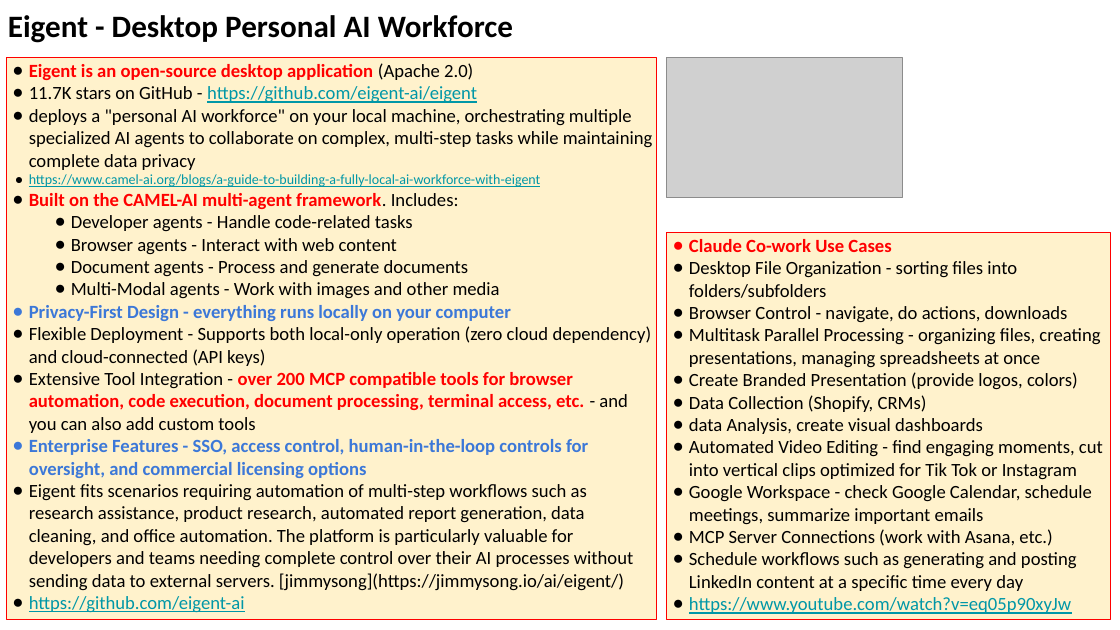
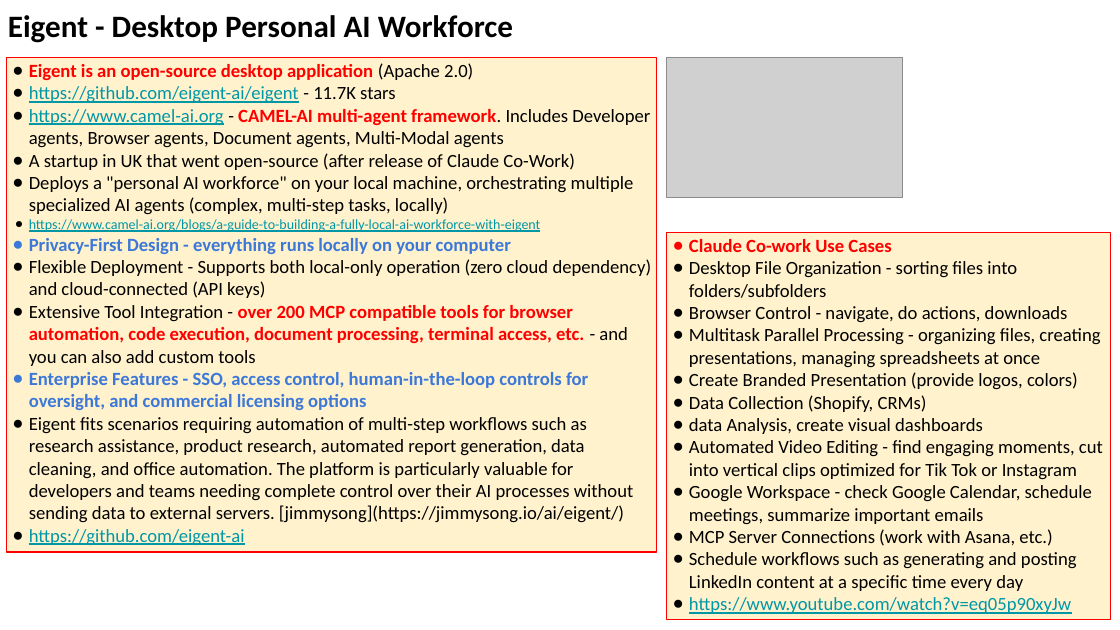
Before and after one commit to lselector/seminar, a slide deck: slide 14 of 2026/2026-01-30-AI-Updates.pptx (slide 13 before the commit). Drawn at 1120x630 pixels with LibreOffice and Linux fonts; fonts in the diff are those of the drawing; grey boxes stand for pictures. Boxes give left, top, right and bottom in pixels: in the first picture for what was removed or moved away, otherwise in the second. Text is boxed around its words. In the diff, an @@ line names an element or a change of style, - is before the commit and + after.

```diff
--- a/2026/2026-01-30-AI-Updates.pptx
+++ b/2026/2026-01-30-AI-Updates.pptx
@@ rectangle "Eigent is an open-source desktop ...": place and size @@
-rectangle "Eigent is an open-source desktop ..." at box(7, 58, 656, 620)
+rectangle "Eigent is an open-source desktop ..." at box(7, 58, 656, 552)
@@ text in rectangle at box(29, 86, 650, 215): text changed @@
-● 11.7K stars on GitHub - https://github.com/eigent-ai/eigent
-● deploys a "personal AI workforce" on your local machine, orchestrating multiple specialized AI agents to collaborate on complex, multi-step tasks while maintaining complete data privacy
+● https://github.com/eigent-ai/eigent - 11.7K stars
+● https://www.camel-ai.org - CAMEL-AI multi-agent framework. Includes Developer agents, Browser agents, Document agents, Multi-Modal agents
+● A startup in UK that went open-source (after release of Claude Co-Work)
+● Deploys a "personal AI workforce" on your local machine, orchestrating multiple specialized AI agents (complex, multi-step tasks, locally)
@@ text in rectangle at box(29, 193, 500, 299): paragraphs removed @@
-● Built on the CAMEL-AI multi-agent framework. Includes:
-● Developer agents - Handle code-related tasks
-● Browser agents - Interact with web content
-● Document agents - Process and generate documents
-● Multi-Modal agents - Work with images and other media
```
Also in this commit, not shown: 18 other slides changed, 1 slide added.
